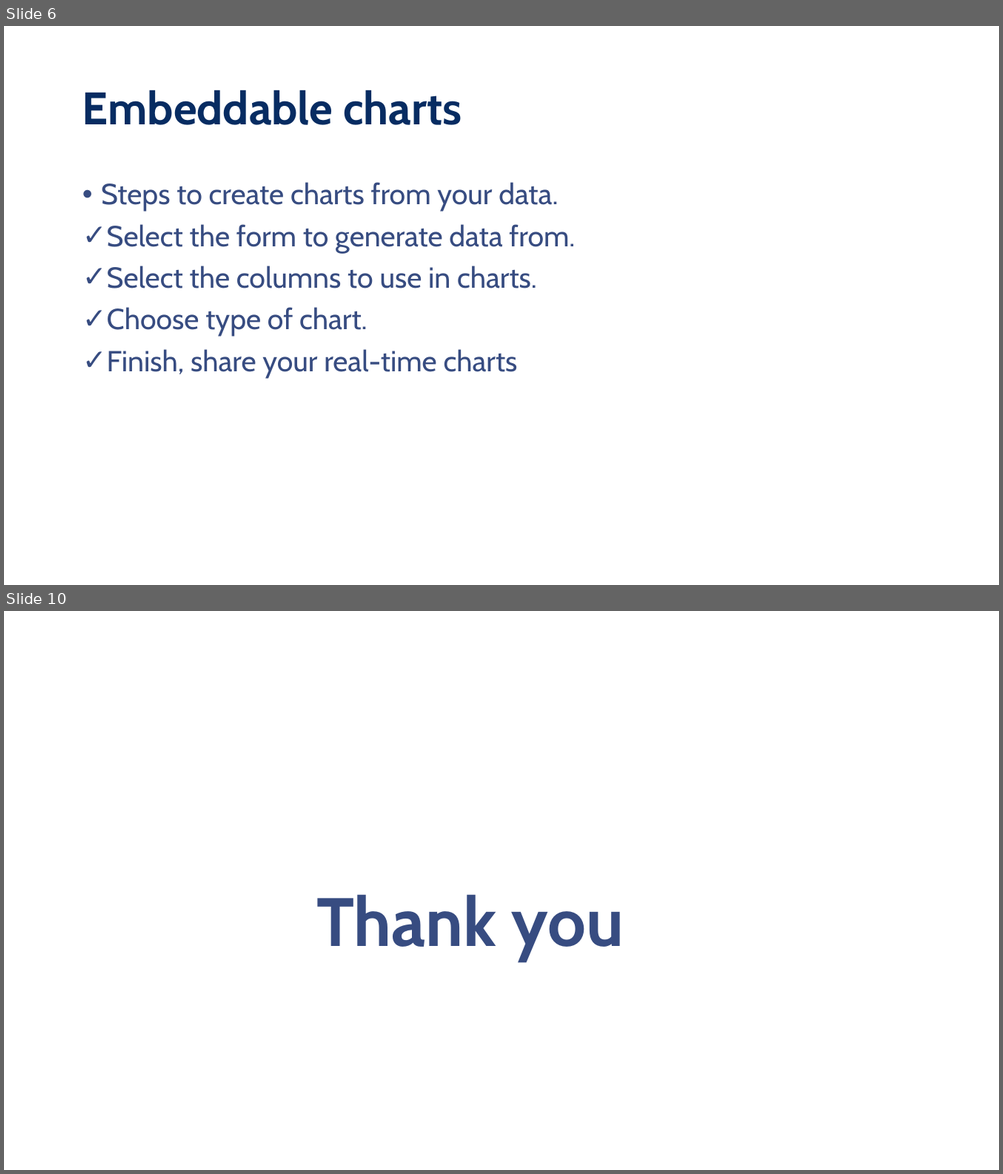
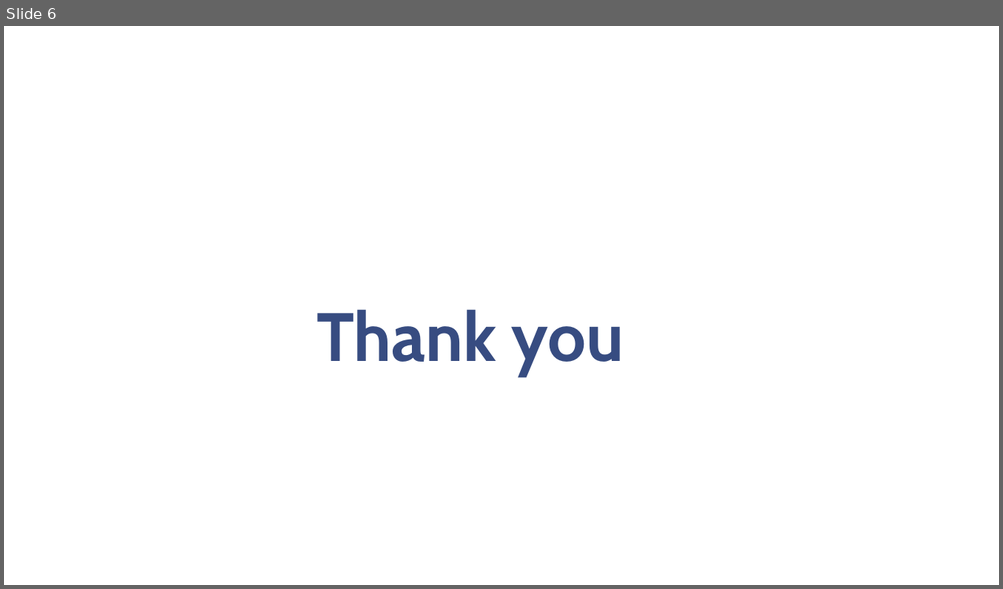
Before and after one commit to kitavidavis/collect-v2, a slide deck: src/assets/Geopsy template.pptx. Shown one above the other, each under a label of ours: slides 6 and 10 before the commit, slide 6 after it; the slides between them are not shown. The pictures are 1003x1174 and 1003x589 pixels, drawn with LibreOffice and Linux fonts; fonts in the diff are those of the drawing; background and template pictures are left out. Boxes give left, top, right and bottom in pixels: in the first picture for what was removed or moved away, otherwise in the second. Text is boxed around its words. In the diff, an @@ line names an element or a change of style, - is before the commit and + after.

```diff
--- a/src/assets/Geopsy template.pptx
+++ b/src/assets/Geopsy template.pptx
@@ slide 6 removed at bbox=[4, 26, 999, 585], background #FFFFFF @@
@@ title removed at bbox=[82, 90, 462, 125] @@
-Embeddable charts
@@ text removed at bbox=[101, 182, 575, 378] @@
-• Steps to create charts from your data.
-✓ Select the form to generate data from.
-✓ Select the columns to use in charts.
-✓ Choose type of chart.
-✓ Finish, share your real-time charts
@@ what was slide 10 is now slide 6 @@
```
Also in this commit, not shown: 2 slides changed, 3 slides added, 6 other slides removed, 2 other files.
